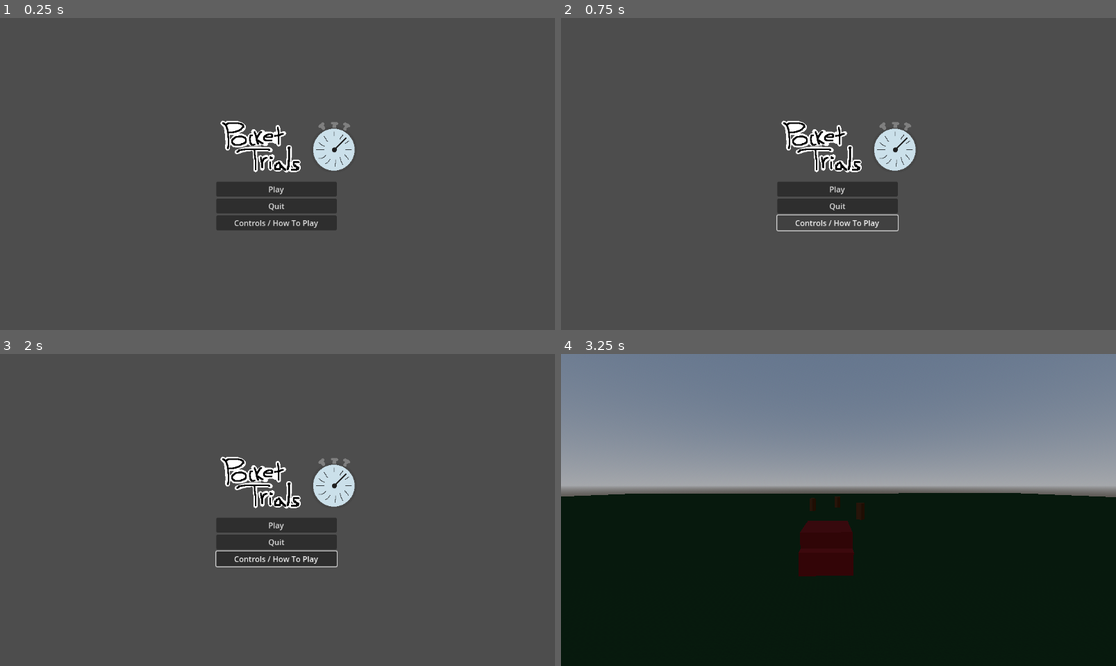
Above: before the commit, frames 1-4 (two rows, left to right).
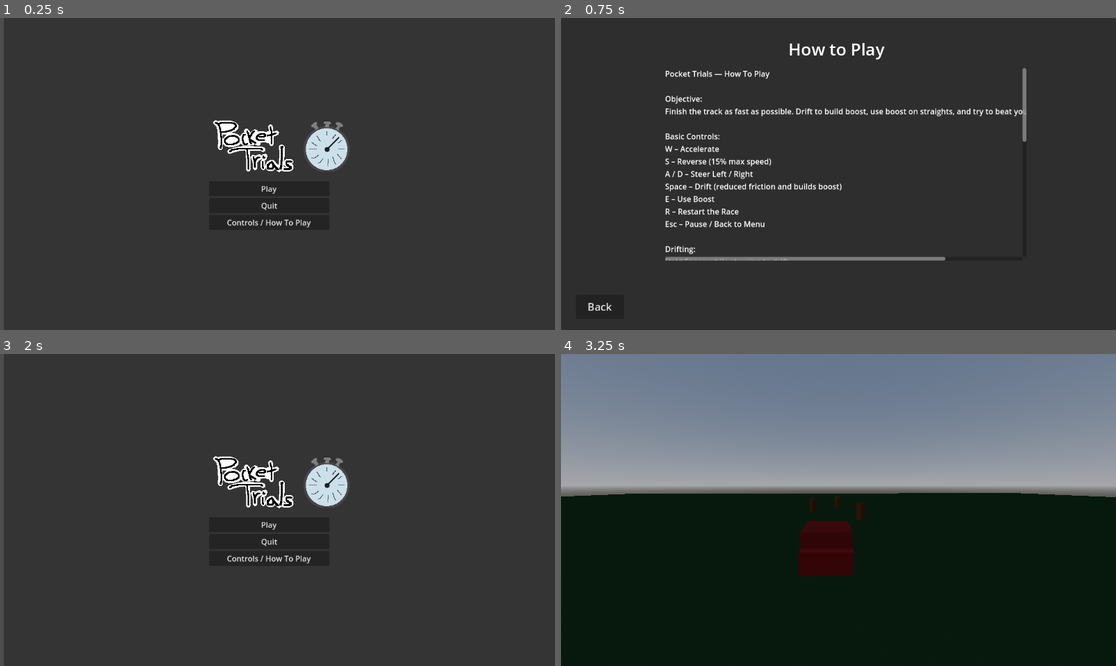
Above: after the commit, the same moments.

Repository: JohnMarkHarris843/PocketTrials
Game: Godot game, scene res://scenes/main_menu/main_menu.tscn
The game is run twice, just before and just after one commit, with the same random seed, the same clock (stepped at 60 frames per second) and the same inputs.
Inputs (mouse positions are in pixels of both pictures, inside the frame that each line leads up to):
- Up to frame 1 (0.25 s): no input
- Up to frame 2 (0.75 s): click "Controls / How To Play" at 0.5 s
- Up to frame 3 (2 s): click (38, 644) at 1.25 s, where only the run after the commit has a clickable "Back"
- Up to frame 4 (3.25 s): click "Play" at 2 s; tap Enter at 2.75 s; hold W (forward) from 2.78 s (still down)

The runs differ from the first frame. In frame 1, 95% of the frame differs, in the area x 0-100%, y 0-100%; in frame 2, 96%; in frame 3, 95%; in frame 4, nothing differs.

Commit message:
added How to Play and button functionality on main manu

Diff:
--- /dev/null
+++ b/3d-game/HowToPlay.gd
@@ -0,0 +1,4 @@
+extends CanvasLayer
+
+func _on_back_button_pressed() -> void:
+	get_tree().change_scene_to_file("res://scenes/main_menu/main_menu.tscn")
--- /dev/null
+++ b/3d-game/scenes/HowToPlay.tscn
@@ -0,0 +1,81 @@
+[gd_scene load_steps=2 format=3 uid="uid://qm3lb3ewon1w"]
+
+[ext_resource type="Script" uid="uid://dygue2t7hvjpg" path="res://HowToPlay.gd" id="1_iayqv"]
+
+[node name="HowToPlay" type="CanvasLayer"]
+script = ExtResource("1_iayqv")
+
+[node name="MainPanel" type="Panel" parent="."]
+offset_right = 1152.0
+offset_bottom = 648.0
+
+[node name="Title" type="Label" parent="MainPanel"]
+layout_mode = 0
+offset_left = 472.0
+offset_top = 40.0
+offset_right = 671.0
+offset_bottom = 89.0
+theme_override_font_sizes/font_size = 35
+text = "How to Play"
+horizontal_alignment = 1
+
+[node name="ScrollContainer" type="ScrollContainer" parent="MainPanel"]
+layout_mode = 0
+offset_left = 216.0
+offset_top = 104.0
+offset_right = 966.0
+offset_bottom = 504.0
+
+[node name="Instructions" type="Label" parent="MainPanel/ScrollContainer"]
+layout_mode = 2
+text = "Pocket Trials — How To Play
+
+Objective:
+Finish the track as fast as possible. Drift to build boost, use boost on straights, and try to beat your best time or your ghost.
+
+Basic Controls:
+W – Accelerate
+S – Reverse (15% max speed)
+A / D – Steer Left / Right
+Space – Drift (reduced friction and builds boost)
+E – Use Boost
+R – Restart the Race
+Esc – Pause / Back to Menu
+
+Drifting:
+Hold Space while steering to drift.
+Drifting lowers friction, lets you take tighter turns, and charges your boost meter.
+
+Boost:
+Press E to use your stored boost.
+Boost is most effective on straightaways and when exiting corners.
+
+Ghost Racer:
+Enable the ghost to race against your best run.
+The ghost replays your fastest time.
+If you set a new best time, the ghost updates.
+Ghost files can be shared between players.
+
+HUD Elements:
+Timer – Shows your current run time
+Lap Counter – Current lap / total laps
+Boost Bar – Your current boost amount
+Best Time – Your fastest time recorded on the track
+
+Tips:
+• Drift early to maintain speed.
+• Use boost out of corners or on long straights.
+• Avoid hitting walls — it kills your speed.
+• Press R to instantly restart a bad run.
+"
+
+[node name="BackButton" type="Button" parent="."]
+offset_left = 31.0
+offset_top = 575.0
+offset_right = 131.0
+offset_bottom = 625.0
+theme_override_font_sizes/font_size = 22
+text = "Back
+"
+
+[connection signal="pressed" from="BackButton" to="." method="_on_back_button_pressed"]
--- a/3d-game/scenes/main_menu/main_menu.tscn
+++ b/3d-game/scenes/main_menu/main_menu.tscn
@@ -15,13 +15,20 @@
 mouse_filter = 2
 script = ExtResource("1_fsom3")
 
+[node name="ColorRect" type="ColorRect" parent="."]
+layout_mode = 0
+offset_left = 8.0
+offset_right = 48.0
+offset_bottom = 40.0
+scale = Vector2(28.703182, 16.210337)
+color = Color(0.20431672, 0.20431672, 0.20431672, 1)
+
 [node name="HBoxContainer" type="HBoxContainer" parent="."]
 custom_minimum_size = Vector2(1150, 650)
 layout_mode = 0
-offset_left = -1.0
-offset_top = 1.0
-offset_right = 1149.0
-offset_bottom = 651.0
+offset_left = -16.0
+offset_right = 1134.0
+offset_bottom = 650.0
 mouse_filter = 2
 alignment = 1
 
@@ -47,17 +54,19 @@
 position = Vector2(244, 57)
 texture = ExtResource("4_3ovsr")
 
-[node name="Button" type="Button" parent="HBoxContainer/VBoxContainer"]
+[node name="PlayButton" type="Button" parent="HBoxContainer/VBoxContainer"]
 layout_mode = 2
 text = "Play"
 
-[node name="Button2" type="Button" parent="HBoxContainer/VBoxContainer"]
+[node name="QuitButton" type="Button" parent="HBoxContainer/VBoxContainer"]
 layout_mode = 2
 text = "Quit
 "
 
-[node name="Button3" type="Button" parent="HBoxContainer/VBoxContainer"]
+[node name="ControlsButton" type="Button" parent="HBoxContainer/VBoxContainer"]
 layout_mode = 2
 text = "Controls / How To Play"
 
-[connection signal="pressed" from="HBoxContainer/VBoxContainer/Button" to="." method="_on_button_pressed"]
+[connection signal="pressed" from="HBoxContainer/VBoxContainer/PlayButton" to="." method="_on_button_pressed"]
+[connection signal="pressed" from="HBoxContainer/VBoxContainer/QuitButton" to="." method="_on_quit_button_pressed"]
+[connection signal="pressed" from="HBoxContainer/VBoxContainer/ControlsButton" to="." method="_on_controls_button_pressed"]
--- a/3d-game/scripts/main_menu/main_menu.gd
+++ b/3d-game/scripts/main_menu/main_menu.gd
@@ -12,3 +12,11 @@
 
 func _on_button_pressed() -> void:
 	get_tree().change_scene_to_file("res://scenes/game/game.tscn")
+
+
+func _on_controls_button_pressed() -> void:
+	get_tree().change_scene_to_file("res://scenes/HowToPlay.tscn")
+
+
+func _on_quit_button_pressed() -> void:
+	get_tree().quit()
Not shown, added: 3d-game/HowToPlay.gd.uid
Not shown, added: 3d-game/HowToPlay.tscn2342795794.tmp
Not shown, added: 3d-game/HowToPlay.tscn2349019530.tmp
Not shown, added: 3d-game/HowToPlay.tscn2502774183.tmp
Not shown, added: 3d-game/HowToPlay.tscn2519394986.tmp
